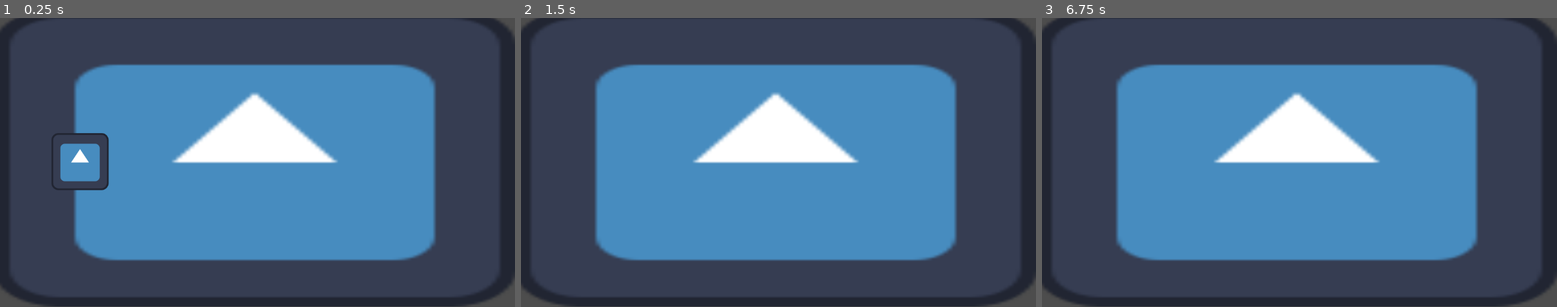
Above: before the commit, frames 1-3 (left to right).
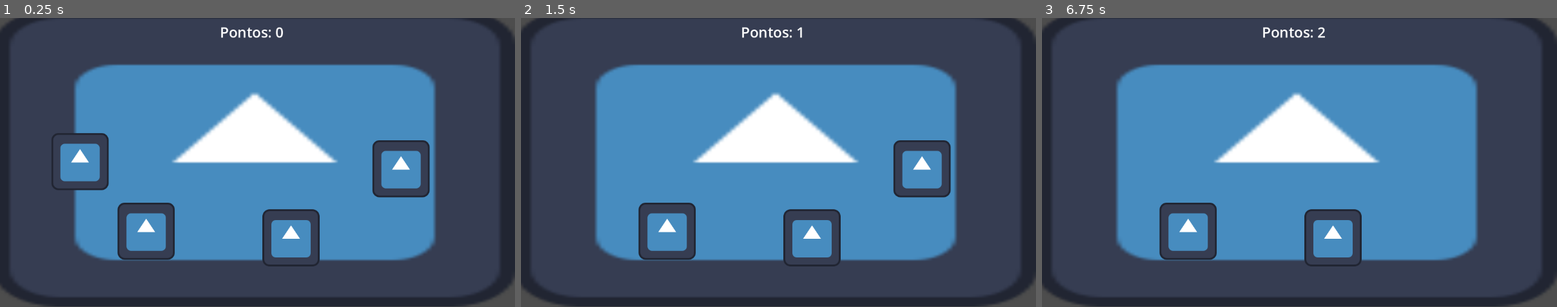
Above: after the commit, the same moments.

Repository: SrDoppelganger/felpoJam
Game: Godot game, scene res://scenes/main.tscn
Two runs of this game, one before a commit and one after it. Both use one fixed random seed, a clock stepped at 60 frames per second and the inputs below. The engine's default icon, where the game draws it, is replaced by a stand-in: a white triangle on a blue panel in a dark square.
Inputs (mouse positions are in pixels of both pictures, inside the frame that each line leads up to):
- Up to frame 1 (0.25 s): no input
- Up to frame 2 (1.5 s): tap Enter at 0.5 s; move the mouse to (598, 162) at 0.52 s; click (598, 162) at 0.67 s; tap Space at 1.25 s; move the mouse to (675, 176) at 1.27 s; click (675, 176) at 1.42 s
- Up to frame 3 (6.75 s): tap Enter at 2, 3.5 s; move the mouse to (1351, 98) at 2.02 s; click (1351, 98) at 2.17 s; tap Space at 2.75, 4.25 s; move the mouse to (1273, 220) at 2.77 s; click (1273, 220) at 2.92 s; move the mouse to (1454, 205) at 3.52 s; click (1454, 205) at 3.67 s; move the mouse to (1145, 119) at 4.27 s; click (1145, 119) at 4.42 s; move the mouse to (1325, 162) at 5.02 s; click (1325, 162) at 5.17 s; move the mouse to (1222, 90) at 5.77 s; click (1222, 90) at 5.92 s; move the mouse to (1412, 148) at 6.52 s; click (1412, 148) at 6.67 s

The runs differ from the first frame. In frame 1, 4.0% of the frame differs, in the area x 22-84%, y 3-86%; in frame 2, 4.0%; in frame 3, 2.6%.

Commit message:
added basic score system

Diff:
--- a/Scripts/arquivo_script/arquivo.gd
+++ b/Scripts/arquivo_script/arquivo.gd
@@ -9,5 +9,6 @@
 func _on_area_2d_input_event(viewport: Node, event: InputEvent, shape_idx: int) -> void:
 	if event is InputEventMouseButton:
 		if event.pressed:
+			GlobalScript.addScore();
 			print("bweh bweh");
 			queue_free();
--- /dev/null
+++ b/Scripts/global_script.gd
@@ -0,0 +1,7 @@
+extends Node2D
+
+var score: int = 0;
+
+# Caso necessário, add param. de valor para pontuações diferentes
+func addScore():
+	score += 1;
--- /dev/null
+++ b/Scripts/main_script.gd
@@ -0,0 +1,12 @@
+extends Node2D
+
+@onready var score: Label = $HUD/Score
+
+
+# Called when the node enters the scene tree for the first time.
+func _ready() -> void:
+	pass # Replace with function body.
+
+# Called every frame. 'delta' is the elapsed time since the previous frame.
+func _process(delta: float) -> void:
+	score.text = "Pontos: " + str(GlobalScript.score);
--- a/project.godot
+++ b/project.godot
@@ -15,6 +15,10 @@
 config/features=PackedStringArray("4.6", "Forward Plus")
 config/icon="res://icon.svg"
 
+[autoload]
+
+GlobalScript="*uid://2qkgkt8x6hxm"
+
 [physics]
 
 3d/physics_engine="Jolt Physics"
--- /dev/null
+++ b/scenes/global.tscn
@@ -0,0 +1,6 @@
+[gd_scene format=3 uid="uid://bwbn45ld7r5hk"]
+
+[ext_resource type="Script" uid="uid://2qkgkt8x6hxm" path="res://Scripts/global_script.gd" id="1_4pk28"]
+
+[node name="Global" type="Node2D" unique_id=1153912199]
+script = ExtResource("1_4pk28")
--- a/scenes/main.tscn
+++ b/scenes/main.tscn
@@ -1,9 +1,11 @@
 [gd_scene format=3 uid="uid://drlq86n82qobf"]
 
 [ext_resource type="Texture2D" uid="uid://b5l7d7el03p6r" path="res://icon.svg" id="1_o5qli"]
+[ext_resource type="Script" uid="uid://dbsp6g3y8xy15" path="res://Scripts/main_script.gd" id="1_sugp2"]
 [ext_resource type="PackedScene" uid="uid://n48nsxsa7eks" path="res://scenes/arquivo.tscn" id="2_0wfyh"]
 
 [node name="Main" type="Node2D" unique_id=1887363783]
+script = ExtResource("1_sugp2")
 
 [node name="background" type="Sprite2D" parent="." unique_id=1865942434]
 position = Vector2(570, 313.5)
@@ -12,3 +14,24 @@
 
 [node name="Arquivo" parent="." unique_id=461140739 instance=ExtResource("2_0wfyh")]
 position = Vector2(179, 322)
+
+[node name="Arquivo2" parent="." unique_id=773203964 instance=ExtResource("2_0wfyh")]
+position = Vector2(327, 478)
+
+[node name="Arquivo3" parent="." unique_id=212833661 instance=ExtResource("2_0wfyh")]
+position = Vector2(651, 493)
+
+[node name="Arquivo4" parent="." unique_id=1974708007 instance=ExtResource("2_0wfyh")]
+position = Vector2(897, 338)
+
+[node name="HUD" type="CanvasLayer" parent="." unique_id=481338847]
+
+[node name="Score" type="Label" parent="HUD" unique_id=1102985674]
+offset_left = 480.0
+offset_top = 4.0
+offset_right = 647.0
+offset_bottom = 59.0
+theme_override_font_sizes/font_size = 32
+text = "PONTOS: 0"
+horizontal_alignment = 1
+vertical_alignment = 1
Not shown, added: Scripts/global_script.gd.uid
Not shown, added: Scripts/main_script.gd.uid
